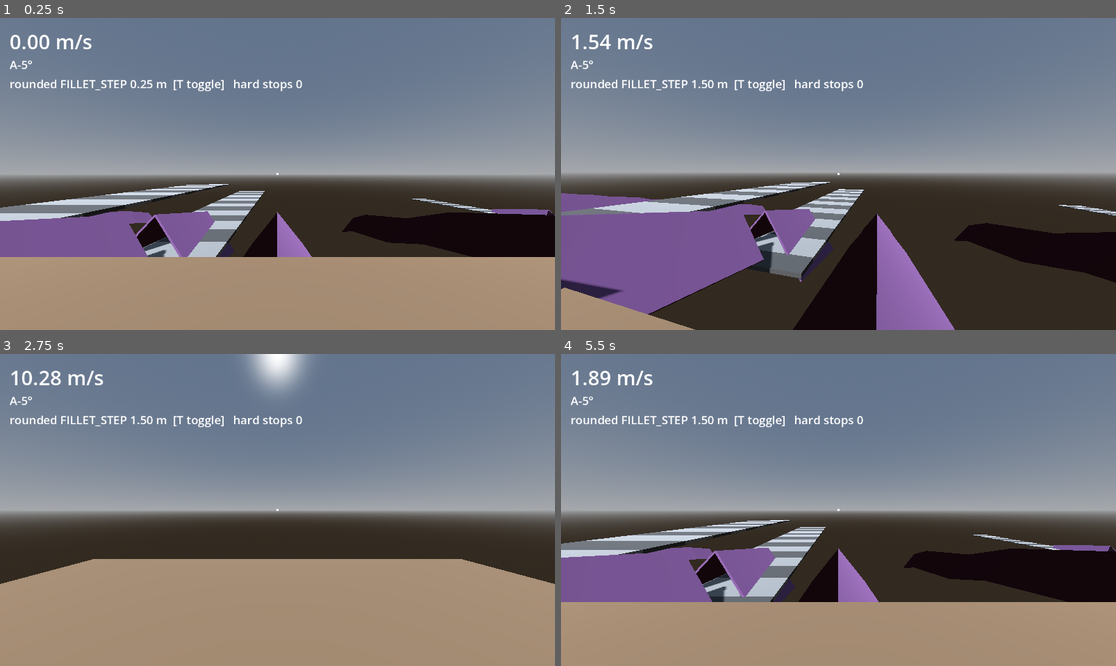
Above: before the commit, frames 1-4 (two rows, left to right).
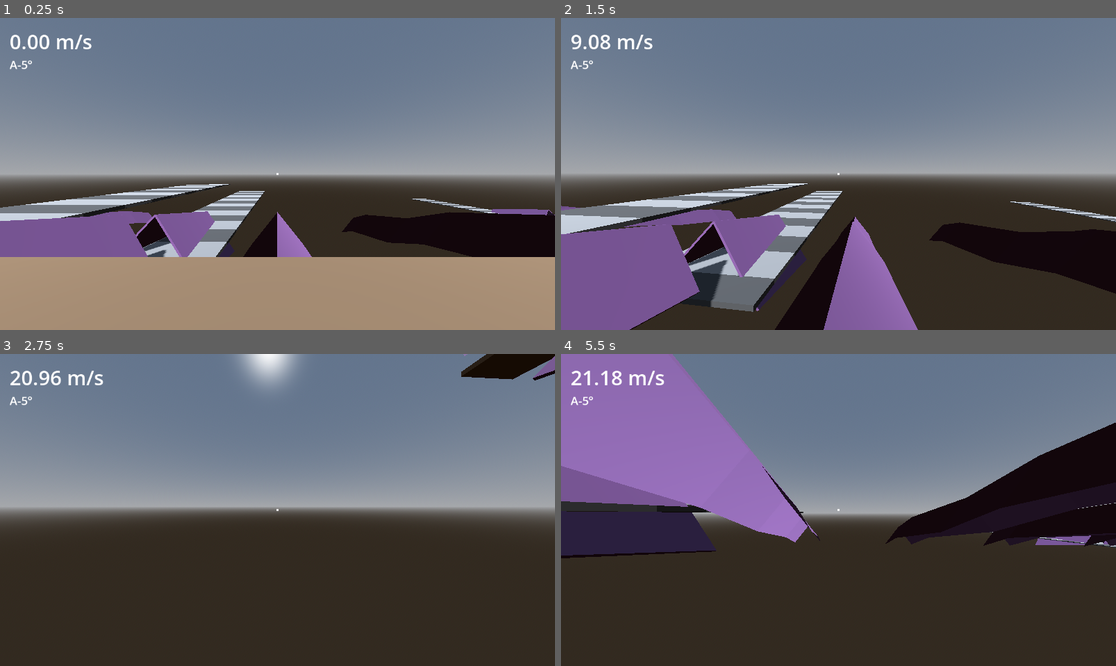
Above: after the commit, the same moments.

Repository: Crawford-Young/what-is-dark
Game: Godot game, scene res://scenes/surf_lab.tscn
Same seed, same stepped clock (60 frames per second), same inputs: the game is played once before the commit and once after it. This scene is started directly instead of the project's main scene.
Inputs (mouse positions are in pixels of both pictures, inside the frame that each line leads up to):
- Up to frame 1 (0.25 s): no input
- Up to frame 2 (1.5 s): tap Enter at 0.5 s; move the mouse to (866, 174) at 0.52 s; hold W (move_forward) from 0.53 s (still down); tap T at 0.6 s; click (866, 174) at 0.67 s; tap Space (jump) at 0.77 s; move the mouse to (810, 174) at 1.27 s; click (810, 174) at 1.35 s
- Up to frame 3 (2.75 s): keep holding W (move_forward); tap Space (jump) at 1.52 s; tap T at 1.55, 2.3 s; move the mouse to (288, 503) at 2.02 s; hold Q (glance) from 2.03 s (still down)
- Up to frame 4 (5.5 s): keep holding W (move_forward); move the mouse to (832, 516) at 2.77 s; release Q (glance) at 2.78 s; tap T at 2.85, 3.8, 4.55, 5.3 s; click (832, 516) at 2.92 s; tap Space (jump) at 3.02, 3.77, 4.52 s; move the mouse to (877, 513) at 3.52 s; hold Shift 3.53-4.28 s; move the mouse to (794, 506) at 4.27 s; tap Alt at 4.35 s; move the mouse to (844, 510) at 5.02 s; tap Ctrl at 5.1 s; click (844, 510) at 5.17 s

The runs differ from the first frame. In frame 1, 0.6% of the frame differs, in the area x 1-55%, y 19-24%; in frame 2, 19%; in frame 3, 38%; in frame 4, 63%, in the area x 0-100%, y 0-100%.

Commit message:
revert: remove the rounded-seam contact probe
What: reverts fbdbf24, the contact-normal probe, its T facet-step toggle and
the probe-stops analyzer. Two rides are done, and the results are on #14.
Verified: git diff --stat ff06cc2 HEAD -> empty (byte-identical to the
pre-probe base); git grep -c 'DEBUG PROBE' -> 0 files.
Next: FILLET_STEP 0.25 -> 1.5 m (user pick, 2026-10-15) with a test; then
a confirmation ride on rounded seams.
Ruled out: keeping the analyzer (a probe-only consumer; its CSV source is gone).

Refs #14

Co-Authored-By: Claude Opus 5.5 <noreply@anthropic.com>

Diff:
--- a/scripts/player.gd
+++ b/scripts/player.gd
@@ -11,11 +11,6 @@
 ## so nothing reclassifies; 38° must hold so future pitched ramps read as walls.
 const ACTIVATE_RANGE := 200.0  ## gate-activate ray length (m). Generous on purpose: the
 ## gate lab measures natural click distances, so range must never be the binding limit.
-
-## DEBUG PROBE — remove before gates (issue #14): fires once per physics step after the
-## surf clip, carrying the velocity before move_and_slide and right after it; the
-## post-clip velocity is `velocity` itself when a listener reads it.
-signal probe_stepped(pre_slide_velocity: Vector3, post_slide_velocity: Vector3, clipped: bool)
 
 var frozen := false
 var glancing := false
@@ -89,7 +84,6 @@
 
 	var pre_slide_velocity := velocity
 	move_and_slide()
-	var probe_post_slide_velocity := velocity  ## DEBUG PROBE — remove before gates (issue #14)
 	var steep: Array[Vector3] = []
 	for i in get_slide_collision_count():
 		var normal := get_slide_collision(i).get_normal()
@@ -100,7 +94,6 @@
 		# steep walls (anti-climb). Recompute from the pre-slide velocity with
 		# Source clip semantics (lab lesson, 9822c47).
 		velocity = SourceMove.clip_multi(pre_slide_velocity, steep)
-	probe_stepped.emit(pre_slide_velocity, probe_post_slide_velocity, steep.size() > 0 and not is_on_floor())  ## DEBUG PROBE — remove before gates (issue #14)
 	_jump_was_down = jump_down
 	_rays_stale = false
 
--- a/scripts/surf_lab.gd
+++ b/scripts/surf_lab.gd
@@ -80,38 +80,6 @@
 
 var STATIONS: Array = []  ## populated by _build_range_rig() + _build_seam_array(): [{"label","spawn","face"}, ...]
 
-## DEBUG PROBE — remove before gates (issue #14): rounded-seam contact probe. Per
-## physics step while the rider touches a seam-cluster strip (or speed halves the step
-## after leaving one), it
-## logs speed before/after move_and_slide and after the surf clip, every slide
-## contact's normal + collider + shape index, and the trimesh facet under each
-## contact (a short ray along -normal reads face_index), with the contact's
-## along-arc distance in FILLET_STEP units. T rebuilds every rounded seam at
-## PROBE_COARSE_STEP so one ride compares 0.25 m and 1.5 m facets.
-## Sink: user://probe/seam_contact_<stamp>.csv, opened at the first TICK row.
-const PROBE_COARSE_STEP := 1.5  ## DEBUG PROBE — control facet length
-const PROBE_STOP_RATIO := 0.5  ## DEBUG PROBE — hard stop: speed below this fraction of last step's
-const PROBE_STOP_MIN_SPEED := 2.0  ## DEBUG PROBE — drops from below this are standing-still noise
-const PROBE_RAY_REACH := 0.05  ## DEBUG PROBE — facet ray starts/ends this far either side of a contact
-const PROBE_STRIP_COLOR := Color(0.45, 0.3, 0.5)  ## DEBUG PROBE — _build_band_cluster's strip colour
-const PROBE_TICK_COLS := "run,tick,station,step,x,y,z,vx,vy,vz,v_pre,v_slide,v_post,h_post,tick_ratio,step_ratio,slides,contacts,on_floor,clipped,hard_stop,seam,s_from_lip,s_in_arc,facet_k,boundary_dist"
-const PROBE_CONTACT_COLS := "run,tick,slide_i,coll_j,surface,shape_idx,nx,ny,nz,px,py,pz,face_index,face_seg,facet_nx,facet_ny,facet_nz,dev_deg,seam,s_from_lip,s_in_arc,facet_k,boundary_dist"
-var _probe_fillet_step := FILLET_STEP  ## DEBUG PROBE — what _fillet_spine samples at
-var _probe_rounded: Array = []  ## DEBUG PROBE — [{"label","fillet_len","raw","body","spine","cum","arcs"}]
-var _probe_rec_by_label := {}  ## DEBUG PROBE — rounded record per cluster label
-var _probe_strip_label := {}  ## DEBUG PROBE — strip body instance_id -> cluster label (sharp + rounded)
-var _probe_arcs_out: Array = []  ## DEBUG PROBE — arcs of the latest _fillet_spine call
-var _probe_sink_enabled := true  ## DEBUG PROBE — false keeps every line in _probe_buffer (tests)
-var _probe_buffer := PackedStringArray()  ## DEBUG PROBE — lines held until the file opens
-var _probe_file: FileAccess  ## DEBUG PROBE
-var _probe_header_done := false  ## DEBUG PROBE
-var _probe_run := 0  ## DEBUG PROBE
-var _probe_tick := 0  ## DEBUG PROBE
-var _probe_prev_speed := 0.0  ## DEBUG PROBE
-var _probe_prev_on_surf := false  ## DEBUG PROBE
-var _probe_stops := 0  ## DEBUG PROBE
-var _probe_step_label: Label  ## DEBUG PROBE
-
 @onready var _player: Player = $Player
 @onready var _speed_label: Label = $HUD/SpeedLabel
 @onready var _station_label: Label = $HUD/StationLabel
@@ -134,7 +102,6 @@
 			break
 	_kill_y = _lowest_geometry_y - 10.0  # recomputed from the FINAL built geometry (T1's
 	## builder rule) -- Band B's lead-in alone descends ~12 m, R1 #14.
-	_probe_ready()  ## DEBUG PROBE — remove before gates (issue #14)
 	_reset_to_station()
 
 
@@ -147,8 +114,6 @@
 			KEY_P:
 				_station = (_station - 1 + STATIONS.size()) % STATIONS.size()
 				_reset_to_station()
-			KEY_T:  ## DEBUG PROBE — remove before gates (issue #14)
-				_probe_toggle_fillet_step()
 
 
 func _physics_process(_delta: float) -> void:
@@ -157,14 +122,12 @@
 	if _player.global_position.y < _kill_y:
 		var s: Dictionary = STATIONS[_station]
 		_player.teleport(s["spawn"], s["face"])
-		_probe_on_reset("kill_plane")  ## DEBUG PROBE — remove before gates (issue #14)
 
 
 func _reset_to_station() -> void:
 	var s: Dictionary = STATIONS[_station]
 	_player.teleport(s["spawn"], s["face"])
 	_station_label.text = s["label"]
-	_probe_on_reset("station")  ## DEBUG PROBE — remove before gates (issue #14)
 
 
 ## Range rig (replaces the 5-ramp authored chain, 2026-08-02 ruling round 4):
@@ -403,11 +366,9 @@
 	var exit_speed: float = ETA * sqrt(entry_speed * entry_speed + 70.4 * lead_in_drop)
 
 	_build_seam_cluster(x, low_y, low_z, exit_speed, delta_deg, spine)
-	var probe_raw_spine := spine.duplicate()  ## DEBUG PROBE — remove before gates (issue #14)
 	if fillet_len > 0.0:
 		spine = _fillet_spine(spine, fillet_len)
 	_add_surf_strip(spine, FACE_ANGLE_DEG, HALF_WIDTH * 2.0, Color(0.45, 0.3, 0.5))
-	_probe_register_strip("%s-%d°" % [label_prefix, int(delta_deg)], fillet_len, probe_raw_spine, spine)  ## DEBUG PROBE — remove before gates (issue #14)
 
 
 ## The measurement rig itself (R1 #23 sanctioned exemption): 4 ramps sharing
@@ -437,7 +398,6 @@
 ## instead of creasing. Arcs live in the vertical plane of the path (x fixed).
 func _fillet_spine(spine: Array[Vector3], fillet_len: float) -> Array[Vector3]:
 	var out: Array[Vector3] = [spine[0]]
-	_probe_arcs_out = []  ## DEBUG PROBE — remove before gates (issue #14)
 	for i in range(1, spine.size() - 1):
 		var p := spine[i]
 		var d1 := (p - spine[i - 1]).normalized()
@@ -453,8 +413,7 @@
 		assert(tangent <= minf(p.distance_to(spine[i - 1]), p.distance_to(spine[i + 1])) / 2.0)
 		var t1 := p - d1 * tangent
 		var sgn := signf(phi2 - phi1)
-		var n_steps := maxi(2, ceili(fillet_len / _probe_fillet_step))  ## DEBUG PROBE — was FILLET_STEP; restore before gates (issue #14)
-		_probe_arcs_out.append({"seam": i - 1, "i0": out.size(), "n": n_steps, "step": fillet_len / n_steps})  ## DEBUG PROBE — remove before gates (issue #14)
+		var n_steps := maxi(2, ceili(fillet_len / FILLET_STEP))
 		for k in range(n_steps + 1):
 			var phi := lerpf(phi1, phi2, float(k) / n_steps)
 			var du := sgn * r * (sin(phi) - sin(phi1))  # along-path (-z) offset from t1
@@ -571,248 +530,3 @@
 ## not a fixed constant, so the plane always sits below every built surface.
 func _track_lowest(y: float) -> void:
 	_lowest_geometry_y = minf(_lowest_geometry_y, y)
-
-
-## DEBUG PROBE — remove before gates (issue #14): everything below is the
-## rounded-seam contact probe; see the PROBE_* block at the top of the file.
-func _probe_ready() -> void:
-	_probe_step_label = Label.new()
-	_probe_step_label.offset_left = 20.0
-	_probe_step_label.offset_top = 120.0
-	_probe_step_label.add_theme_font_size_override("font_size", 24)
-	$HUD.add_child(_probe_step_label)
-	_probe_update_label()
-	_player.probe_stepped.connect(_probe_on_step)
-
-
-func _probe_update_label() -> void:
-	_probe_step_label.text = "rounded FILLET_STEP %.2f m  [T toggle]   hard stops %d" % [_probe_fillet_step, _probe_stops]
-
-
-func _probe_engine_name() -> String:
-	if ClassDB.class_exists("JoltPhysicsServer3D"):
-		return "Jolt Physics"
-	if ClassDB.class_exists("GodotPhysicsServer3D"):
-		return "GodotPhysics3D"
-	return "unknown"
-
-
-func _probe_is_hard_stop(prev_speed: float, speed: float) -> bool:
-	return prev_speed > PROBE_STOP_MIN_SPEED and speed < PROBE_STOP_RATIO * prev_speed
-
-
-## Called after _add_surf_strip: the strip is $Geometry's newest child.
-func _probe_register_strip(label: String, fillet_len: float, raw: Array, spine: Array) -> void:
-	var body: Node = $Geometry.get_child(-1)
-	_probe_strip_label[body.get_instance_id()] = label
-	if fillet_len <= 0.0:
-		return
-	var rec := {"label": label, "fillet_len": fillet_len, "raw": raw}
-	_probe_set_geometry(rec, body, spine)
-	_probe_rounded.append(rec)
-	_probe_rec_by_label[label] = rec
-
-
-func _probe_set_geometry(rec: Dictionary, body: Node, spine: Array) -> void:
-	var cum := PackedFloat64Array([0.0])
-	for i in range(1, spine.size()):
-		cum.append(cum[i - 1] + spine[i].distance_to(spine[i - 1]))
-	rec["body"] = body
-	rec["spine"] = spine
-	rec["cum"] = cum
-	rec["arcs"] = _probe_arcs_out
-
-
-func _probe_toggle_fillet_step() -> void:
-	_probe_fillet_step = PROBE_COARSE_STEP if is_equal_approx(_probe_fillet_step, FILLET_STEP) else FILLET_STEP
-	for rec in _probe_rounded:
-		var old: Node = rec["body"]
-		_probe_strip_label.erase(old.get_instance_id())
-		$Geometry.remove_child(old)
-		old.free()
-		var spine := _fillet_spine(rec["raw"], rec["fillet_len"])
-		_add_surf_strip(spine, FACE_ANGLE_DEG, HALF_WIDTH * 2.0, PROBE_STRIP_COLOR)
-		var body: Node = $Geometry.get_child(-1)
-		_probe_strip_label[body.get_instance_id()] = rec["label"]
-		_probe_set_geometry(rec, body, spine)
-	_probe_update_label()
-	_probe_write("PROBE-STEP,%d,%d,%.3f" % [_probe_run, _probe_tick, _probe_fillet_step])
-	for line in _probe_arc_lines():
-		_probe_write(line)
-	_reset_to_station()
-
-
-func _probe_arc_lines() -> PackedStringArray:
-	var lines := PackedStringArray()
-	for rec in _probe_rounded:
-		for arc in rec["arcs"]:
-			var i0: int = arc["i0"]
-			var n: int = arc["n"]
-			lines.append("PROBE-ARC,%s,%d,%.4f,%.4f,%.4f,%.4f,%.4f,%.4f,%d" % [rec["label"], arc["seam"], rec["spine"][i0].x, rec["spine"][i0].z, rec["spine"][i0 + n].z, rec["cum"][i0], rec["cum"][i0 + n] - rec["cum"][i0], arc["step"], n])
-	return lines
-
-
-## Along-path position of world z on a rounded strip. Every strip quad is a spine
-## segment plus a purely lateral (x, y) offset, so a surface point's z is its spine
-## generator's z and z alone fixes the path distance. Returns the nearest arc.
-func _probe_arc_coord(rec: Dictionary, z: float) -> Dictionary:
-	var spine: Array = rec["spine"]
-	var cum: PackedFloat64Array = rec["cum"]
-	var j := 0
-	while j < spine.size() - 2 and z < spine[j + 1].z:
-		j += 1
-	var frac: float = (spine[j].z - z) / (spine[j].z - spine[j + 1].z)
-	var s: float = cum[j] + frac * (cum[j + 1] - cum[j])
-	var best: Dictionary = {}
-	var best_out := INF
-	for arc in rec["arcs"]:
-		var s0: float = cum[arc["i0"]]
-		var s1: float = cum[arc["i0"] + arc["n"]]
-		var outside := maxf(maxf(s0 - s, s - s1), 0.0)
-		if outside < best_out:
-			best_out = outside
-			var step: float = arc["step"]
-			var s_in := s - s0
-			var nearest := clampf(roundf(s_in / step), 0.0, float(arc["n"]))
-			best = {
-				"seam": arc["seam"],
-				"s_in_arc": s_in,
-				"s_from_lip": s_in - (s1 - s0) / 2.0,
-				"facet_k": floori(s_in / step) if outside == 0.0 else -1,
-				"boundary_dist": absf(s_in - nearest * step),
-			}
-	return best
-
-
-func _probe_face_hit(from: Vector3, to: Vector3) -> Dictionary:
-	var query := PhysicsRayQueryParameters3D.create(from, to)
-	query.exclude = [_player.get_rid()]
-	query.hit_back_faces = true
-	return get_world_3d().direct_space_state.intersect_ray(query)
-
-
-## _add_surf_strip emits two triangles per spine segment, side -1 then side +1.
-func _probe_face_segment(rec: Dictionary, face_index: int) -> int:
-	var n_seg: int = rec["spine"].size() - 1
-	return (face_index % (2 * n_seg)) / 2
-
-
-func _probe_on_reset(reason: String) -> void:
-	_probe_run += 1
-	_probe_tick = 0
-	_probe_prev_speed = 0.0
-	_probe_prev_on_surf = false
-	_probe_write("PROBE-RUN,%d,%s,%s,%.3f" % [_probe_run, STATIONS[_station]["label"], reason, _probe_fillet_step])
-	if _probe_file:
-		_probe_file.flush()
-
-
-func _probe_on_step(pre_slide: Vector3, post_slide: Vector3, clipped: bool) -> void:
-	_probe_tick += 1
-	var v_pre := pre_slide.length()
-	var v_slide := post_slide.length()
-	var vel := _player.velocity
-	var v_post := vel.length()
-	var prev := _probe_prev_speed
-	_probe_prev_speed = v_post
-	var contacts := PackedStringArray()
-	var surf_rec: Dictionary = {}
-	var on_surf := false
-	for i in _player.get_slide_collision_count():
-		var kc := _player.get_slide_collision(i)
-		for j in kc.get_collision_count():
-			var collider := kc.get_collider(j)
-			var label: String = _probe_strip_label.get(collider.get_instance_id(), "") if collider else ""
-			on_surf = on_surf or label != ""
-			var rec: Dictionary = _probe_rec_by_label.get(label, {})
-			if not rec.is_empty() and surf_rec.is_empty():
-				surf_rec = rec
-			contacts.append(_probe_contact_row(i, j, kc, collider, label, rec))
-	# Stops count only inside the surf-contact window (this step or the last), so a
-	# flat landing that zeroes vertical speed never reads as a seam snag.
-	var stop := (on_surf or _probe_prev_on_surf) and _probe_is_hard_stop(prev, v_post)
-	_probe_prev_on_surf = on_surf
-	if not on_surf and not stop:
-		return
-	if stop:
-		_probe_stops += 1
-		_probe_update_label()
-	if surf_rec.is_empty():
-		surf_rec = _probe_rec_by_label.get(STATIONS[_station]["label"], {})
-	var pos := _player.global_position
-	var row := "TICK,%d,%d,%s,%.3f,%.4f,%.4f,%.4f,%.4f,%.4f,%.4f,%.4f,%.4f,%.4f,%.4f,%.4f,%.4f,%d,%d,%d,%d,%d" % [
-		_probe_run, _probe_tick, STATIONS[_station]["label"], _probe_fillet_step,
-		pos.x, pos.y, pos.z, vel.x, vel.y, vel.z, v_pre, v_slide, v_post,
-		Vector2(vel.x, vel.z).length(), v_post / prev if prev > 0.0 else 1.0,
-		v_post / v_pre if v_pre > 0.0 else 1.0,
-		_player.get_slide_collision_count(), contacts.size(),
-		int(_player.is_on_floor()), int(clipped), int(stop)]
-	_probe_write(row + _probe_coord_cols(surf_rec, pos.z))
-	for line in contacts:
-		_probe_write(line)
-	if _probe_file and (stop or _probe_tick % 120 == 0):
-		_probe_file.flush()
-
-
-func _probe_contact_row(i: int, j: int, kc: KinematicCollision3D, collider: Object, label: String, rec: Dictionary) -> String:
-	var n := kc.get_normal(j)
-	var p := kc.get_position(j)
-	var surface := label if label != "" else "other:%s" % ((collider as Node).name if collider is Node else "?")
-	var face_index := -1
-	var face_seg := -1
-	var facet_n := Vector3.ZERO
-	var dev := -1.0
-	if label != "":
-		var hit := _probe_face_hit(p + n * PROBE_RAY_REACH, p - n * PROBE_RAY_REACH)
-		if not hit.is_empty() and hit["collider"] == collider:
-			face_index = hit["face_index"]
-			facet_n = hit["normal"]
-			var angle := rad_to_deg(n.angle_to(facet_n))
-			dev = minf(angle, 180.0 - angle)
-			if not rec.is_empty():
-				face_seg = _probe_face_segment(rec, face_index)
-	var row := "CONTACT,%d,%d,%d,%d,%s,%d,%.5f,%.5f,%.5f,%.4f,%.4f,%.4f,%d,%d,%.5f,%.5f,%.5f,%.3f" % [
-		_probe_run, _probe_tick, i, j, surface, kc.get_collider_shape_index(j),
-		n.x, n.y, n.z, p.x, p.y, p.z, face_index, face_seg, facet_n.x, facet_n.y, facet_n.z, dev]
-	return row + _probe_coord_cols(rec, p.z)
-
-
-func _probe_coord_cols(rec: Dictionary, z: float) -> String:
-	if rec.is_empty():
-		return ",,,,,"
-	var c := _probe_arc_coord(rec, z)
-	return ",%d,%.4f,%.4f,%d,%.4f" % [c["seam"], c["s_from_lip"], c["s_in_arc"], c["facet_k"], c["boundary_dist"]]
-
-
-func _probe_header() -> PackedStringArray:
-	var lines := PackedStringArray()
-	lines.append("PROBE-META,engine=%s,godot=%s,physics_ticks=%d,jolt_edge_removal=%s,fillet_step=%.3f,coarse_step=%.3f,stop_ratio=%.2f,stop_min_speed=%.1f,ray_reach=%.3f" % [
-		_probe_engine_name(), Engine.get_version_info()["string"], Engine.physics_ticks_per_second,
-		str(ProjectSettings.get_setting("physics/jolt_physics_3d/simulation/use_enhanced_internal_edge_removal", "absent")),
-		_probe_fillet_step, PROBE_COARSE_STEP, PROBE_STOP_RATIO, PROBE_STOP_MIN_SPEED, PROBE_RAY_REACH])
-	lines.append("PROBE-COLS,TICK," + PROBE_TICK_COLS)
-	lines.append("PROBE-COLS,CONTACT," + PROBE_CONTACT_COLS)
-	lines.append("PROBE-COLS,PROBE-ARC,label,seam,x,z_start,z_end,s_start,arc_len,step,n")
-	lines.append_array(_probe_arc_lines())
-	return lines
-
-
-## Lines buffer in memory until the first TICK row, so instancing the lab (tests,
-## a launch that never touches a surf face) writes no file.
-func _probe_write(line: String) -> void:
-	if not _probe_header_done:
-		_probe_header_done = true
-		_probe_buffer.append_array(_probe_header())
-	if _probe_file:
-		_probe_file.store_line(line)
-		return
-	_probe_buffer.append(line)
-	if _probe_sink_enabled and line.begins_with("TICK,"):
-		var stamp := Time.get_datetime_string_from_system().replace(":", "-")
-		DirAccess.make_dir_recursive_absolute("user://probe")
-		_probe_file = FileAccess.open("user://probe/seam_contact_%s.csv" % stamp, FileAccess.WRITE)
-		if _probe_file:
-			for buffered in _probe_buffer:
-				_probe_file.store_line(buffered)
-			_probe_buffer.clear()
-			print("PROBE: writing %s" % ProjectSettings.globalize_path(_probe_file.get_path()))
--- a/tests/unit/test_surf_lab_smoke.gd
+++ b/tests/unit/test_surf_lab_smoke.gd
@@ -6,134 +6,3 @@
 	add_child_autofree(lab)
 	assert_eq(lab.name, "SurfLab")
 	assert_not_null(lab.get_node_or_null("Player"))
-
-
-## DEBUG PROBE — remove before gates (issue #14): rounded-seam contact probe tests.
-## Rounded set = AR + BR bands x 6 deltas = 12 clusters; each spine has 4 interior
-## vertices but the lead-in joins ramp 1 at the same 12deg pitch, so 3 arcs each.
-const PROBE_ROUNDED_CLUSTERS := 12
-const PROBE_ARCS_PER_CLUSTER := 3
-
-
-func _probe_lab() -> Node3D:
-	var lab: Node3D = load("res://scenes/surf_lab.tscn").instantiate()
-	lab._probe_sink_enabled = false
-	add_child_autofree(lab)
-	return lab
-
-
-func test_probe_registers_every_rounded_arc_at_the_fine_step() -> void:
-	var lab := _probe_lab()
-	assert_eq(lab._probe_fillet_step, 0.25)
-	assert_eq(lab._probe_rounded.size(), PROBE_ROUNDED_CLUSTERS)
-	for rec in lab._probe_rounded:
-		assert_eq(rec["arcs"].size(), PROBE_ARCS_PER_CLUSTER, rec["label"])
-		for arc in rec["arcs"]:
-			assert_eq(arc["n"], 24, "6 m arc / 0.25 m step")
-			assert_almost_eq(arc["step"], 0.25, 1e-6)
-
-
-func test_probe_toggle_rebuilds_rounded_seams_at_the_coarse_step_and_back() -> void:
-	var lab := _probe_lab()
-	var old_bodies: Array = []
-	for rec in lab._probe_rounded:
-		old_bodies.append(rec["body"])
-	lab._probe_toggle_fillet_step()
-	assert_eq(lab._probe_fillet_step, 1.5)
-	assert_string_contains(lab._probe_step_label.text, "1.50")
-	assert_eq(lab._probe_rounded.size(), PROBE_ROUNDED_CLUSTERS)
-	for i in lab._probe_rounded.size():
-		var rec: Dictionary = lab._probe_rounded[i]
-		assert_false(is_instance_valid(old_bodies[i]), "old 0.25 m strip freed")
-		assert_true(is_instance_valid(rec["body"]) and rec["body"].is_inside_tree(), "new strip in tree")
-		for arc in rec["arcs"]:
-			assert_eq(arc["n"], 4, "6 m arc / 1.5 m step")
-	lab._probe_toggle_fillet_step()
-	assert_eq(lab._probe_fillet_step, 0.25)
-	assert_string_contains(lab._probe_step_label.text, "0.25")
-	assert_eq(lab._probe_rounded[0]["arcs"][0]["n"], 24)
-
-
-func test_probe_arc_coordinate_puts_facet_vertices_on_step_multiples() -> void:
-	var lab := _probe_lab()
-	var rec: Dictionary = lab._probe_rounded[0]
-	var arc: Dictionary = rec["arcs"][1]
-	var spine: Array = rec["spine"]
-	for k in [0, 1, 7, 12, 24]:
-		var c: Dictionary = lab._probe_arc_coord(rec, spine[arc["i0"] + k].z)
-		assert_eq(c["seam"], 2, "arc index 1 = seam #2")
-		assert_almost_eq(c["s_in_arc"], k * 0.25, 1e-3)
-		assert_almost_eq(c["boundary_dist"], 0.0, 1e-3)
-	var mid: Dictionary = lab._probe_arc_coord(rec, spine[arc["i0"] + 12].z)
-	assert_almost_eq(mid["s_from_lip"], 0.0, 1e-3, "lip = arc midpoint")
-	var half_z: float = (spine[arc["i0"] + 3].z + spine[arc["i0"] + 4].z) / 2.0
-	var half: Dictionary = lab._probe_arc_coord(rec, half_z)
-	assert_eq(half["facet_k"], 3)
-	assert_almost_eq(half["boundary_dist"], 0.125, 2e-3, "mid-facet = half a step from both edges")
-
-
-func test_probe_face_hit_decodes_the_arc_facet_segment() -> void:
-	var lab := _probe_lab()
-	await wait_physics_frames(2)
-	var rec: Dictionary = lab._probe_rounded[0]
-	var arc: Dictionary = rec["arcs"][0]
-	var spine: Array = rec["spine"]
-	var seg: int = arc["i0"] + 5
-	var a := deg_to_rad(lab.FACE_ANGLE_DEG)
-	var on_face: Vector3 = (spine[seg] + spine[seg + 1]) / 2.0 + Vector3(cos(a), -sin(a), 0.0) * 3.0
-	var hit: Dictionary = lab._probe_face_hit(on_face + Vector3.UP * 2.0, on_face - Vector3.UP * 2.0)
-	assert_false(hit.is_empty(), "ray reaches the strip")
-	assert_eq(hit["collider"], rec["body"])
-	assert_eq(lab._probe_face_segment(rec, hit["face_index"]), seg)
-
-
-func test_probe_reports_godot_physics_as_the_active_engine() -> void:
-	var lab := _probe_lab()
-	assert_eq(lab._probe_engine_name(), "GodotPhysics3D")
-
-
-func test_probe_hard_stop_is_a_more_than_half_drop_from_a_moving_tick() -> void:
-	var lab := _probe_lab()
-	assert_true(lab._probe_is_hard_stop(20.0, 9.0))
-	assert_false(lab._probe_is_hard_stop(20.0, 11.0))
-	assert_false(lab._probe_is_hard_stop(1.5, 0.1), "standing-still noise is not a stop")
-
-
-func test_probe_spawn_landing_on_a_flat_pad_is_not_a_hard_stop() -> void:
-	var lab := _probe_lab()
-	await wait_physics_frames(40)  # spawn sits 0.5 m over the A-5° pad: lands ~tick 20
-	assert_eq(lab._probe_stops, 0, "a flat landing kills vertical speed, not a seam snag")
-	for line in lab._probe_buffer:
-		assert_false(line.begins_with("TICK,"), "no surf contact, no stop -> no row: " + line)
-
-
-func test_probe_logs_tick_and_contact_rows_while_riding_a_rounded_face() -> void:
-	var lab := _probe_lab()
-	await wait_physics_frames(2)
-	var rec: Dictionary = lab._probe_rounded[0]
-	var arc: Dictionary = rec["arcs"][0]
-	var spine: Array = rec["spine"]
-	var a := deg_to_rad(lab.FACE_ANGLE_DEG)
-	var on_face: Vector3 = spine[arc["i0"] + 12] + Vector3(cos(a), -sin(a), 0.0) * 3.0
-	var hit: Dictionary = lab._probe_face_hit(on_face + Vector3.UP * 2.0, on_face - Vector3.UP * 2.0)
-	lab._player.teleport(hit["position"] + hit["normal"] * 1.0, Vector3(0.0, 0.0, -1.0))
-	await wait_physics_frames(60)  # ~0.3 m fall onto the face takes ~25 ticks; 60 leaves slide time
-	var ticks := 0
-	var surf_contacts := 0
-	var cross_checked := 0
-	for line in lab._probe_buffer:
-		if line.begins_with("TICK,"):
-			ticks += 1
-		elif line.begins_with("CONTACT,") and line.contains(",%s," % rec["label"]):
-			surf_contacts += 1
-			# Two methods must agree off the facet edges: the ray's face_index segment
-			# and the z-derived facet_k (cols: 14 face_seg, 19 seam, 22 facet_k, 23 boundary_dist).
-			var c: PackedStringArray = line.split(",")
-			if int(c[22]) >= 0 and float(c[23]) > 0.01:
-				var i0: int = rec["arcs"][int(c[19]) - 1]["i0"]
-				assert_eq(int(c[14]), i0 + int(c[22]), line)
-				cross_checked += 1
-	assert_gt(ticks, 0, "TICK rows while in contact")
-	assert_gt(surf_contacts, 0, "CONTACT rows name the rounded cluster")
-	assert_gt(cross_checked, 0, "at least one in-arc contact cross-checked")
-	assert_true(lab._probe_buffer[0].begins_with("PROBE-META,"), "header first")
